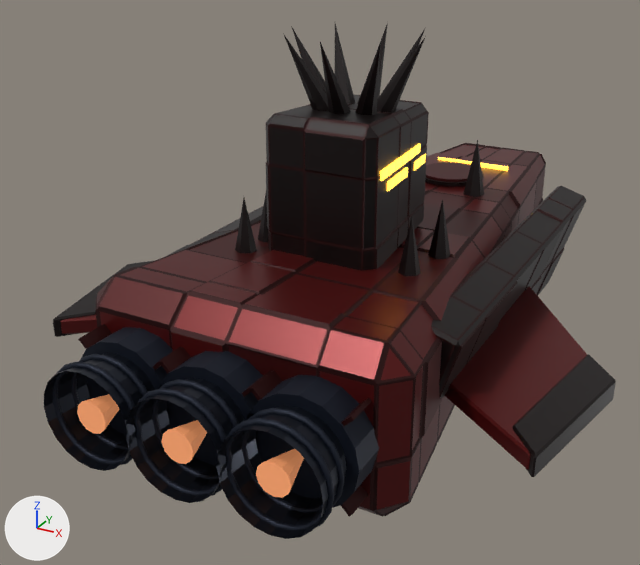
The glTF model models/enemies/captain.glb as it was, and as the next commit left it.
The view is the same before and after, from a camera (50 mm lens) standing at (7.76, -18.33, 8.11) and looking at (-1.05, -2.31, 0.1). Lighting does not change. The marker at lower left points along +X, +Y and +Z. The first picture is the older version. Where no turn or scale is listed for an object, it has been applied to the vertices. Vertices at exactly the same position are counted once.

Script lines for the objects in view, before the commit:
```python
me_captain_mesh = bpy.data.meshes.new('captain_mesh')
me_captain_mesh.from_pydata(...)  # 4026 vertices, 7652 faces; spans x -3.1..8.3, y -8.1..8.5, z -1.7..5.7
me_captain_mesh.materials.append(mat_captain_accent)  # black #140808
me_captain_mesh.materials.append(mat_captain_seam)  # dark red #2f0a0a
me_captain_mesh.materials.append(mat_captain_accent2)  # black #0e0505
me_captain_mesh.materials.append(mat_captain_hull)  # dark red #5e1414
me_captain_mesh.materials.append(mat_captain_hull2)  # dark red #490f0f
me_captain_mesh.materials.append(mat_dark_metal)  # dark blue #1c2230
me_captain_mesh.materials.append(mat_engine_bell)  # dark blue #2a2f3a
me_captain_mesh.materials.append(mat_captain_greeble)  # dark red #330b0b
me_captain_mesh.materials.append(mat_engine_glow)  # orange #c8602a, glowing brown #733514
me_captain_mesh.materials.append(mat_engine_core)  # orange #e09060, glowing brown #9d6341
me_captain_mesh.materials.append(mat_captain_lamp)  # orange #ffc040, glowing orange #ffc040
ob_captain_mesh = bpy.data.objects.new('captain_mesh', me_captain_mesh)
ob_captain_mesh.location = (-2.64, -1.0, 0.0)
```
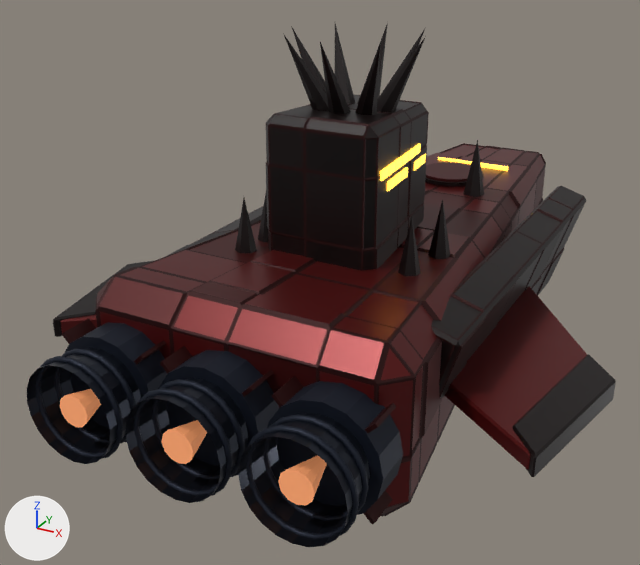
Location of each change, [x1, y1, x2, y2] in pixels of the pictures (640 x 565 px; the box of a moved part takes in the faces that stretch with it):
'captain_mesh', reshaped: before [44, 22, 616, 539]; after [27, 22, 616, 547]
part 1 of me_captain_mesh, moved or reshaped: before [82, 327, 173, 435]; after [65, 322, 167, 442]
part 2 of me_captain_mesh, moved or reshaped: before [72, 354, 148, 449]; after [55, 349, 136, 444]
part 3 of me_captain_mesh, moved or reshaped: before [53, 362, 142, 465]; after [36, 356, 123, 459]
part 4 of me_captain_mesh, moved or reshaped: before [247, 375, 379, 508]; after [268, 381, 403, 515]
part 5 of me_captain_mesh, moved or reshaped: before [242, 408, 345, 513]; after [263, 415, 368, 521]
part 6 of me_captain_mesh, moved or reshaped: before [225, 418, 335, 530]; after [246, 425, 359, 539]
part 7 of me_captain_mesh, moved or reshaped: before [44, 353, 155, 471]; after [27, 348, 141, 464]
part 8 of me_captain_mesh, moved or reshaped: before [217, 406, 347, 539]; after [238, 412, 370, 547]
part 9 of me_captain_mesh, moved or reshaped: before [153, 346, 182, 370]; after [134, 340, 166, 365]
part 10 of me_captain_mesh, moved or reshaped: before [78, 324, 112, 349]; after [61, 318, 96, 344]
part 11 of me_captain_mesh, moved or reshaped: before [341, 398, 372, 426]; after [365, 403, 396, 433]
part 12 of me_captain_mesh, moved or reshaped: before [251, 370, 282, 401]; after [272, 376, 303, 407]
part 13 of me_captain_mesh, moved or reshaped: before [341, 485, 368, 516]; after [363, 491, 392, 524]
part 14 of me_captain_mesh, moved or reshaped: before [77, 394, 119, 434]; after [60, 389, 101, 427]
part 15 of me_captain_mesh, moved or reshaped: before [256, 449, 304, 498]; after [278, 455, 327, 506]
part 16 of me_captain_mesh, moved or reshaped: before [171, 94, 392, 357]; after [171, 94, 392, 356]
part 17 of me_captain_mesh, moved or reshaped (mostly hidden before): before [465, 143, 485, 146]; after [171, 282, 258, 343]

The change in detail:
me_captain_mesh has 4026 vertices, 7652 faces and spans x -3.1..8.3, y -8.1..8.5, z -1.7..5.7.
me_captain_mesh is used by ob_captain_mesh; location (-2.64, -1.0, 0.0).
me_captain_mesh part 1: the loose piece of 32 vertices spanning x -0.2..1.9, y -7.2..-6.4, z -1.0..1.0 is moved by (-0.4, 0.0, 0.0).
me_captain_mesh part 2: the loose piece of 120 vertices spanning x -0.1..1.8, y -7.5..-7.4, z -0.9..0.9 is moved by (-0.4, 0.0, 0.0).
me_captain_mesh part 3: the loose piece of 120 vertices spanning x -0.1..1.8, y -7.9..-7.8, z -1.0..1.0 is moved by (-0.4, 0.0, 0.0).
me_captain_mesh part 4: the loose piece of 32 vertices spanning x 3.4..5.5, y -7.2..-6.4, z -1.0..1.0 is moved by (0.4, 0.0, 0.0).
me_captain_mesh part 5: the loose piece of 120 vertices spanning x 3.5..5.4, y -7.5..-7.4, z -0.9..0.9 is moved by (0.4, 0.0, 0.0).
me_captain_mesh part 6: the loose piece of 120 vertices spanning x 3.5..5.4, y -7.9..-7.8, z -1.0..1.0 is moved by (0.4, 0.0, 0.0).
me_captain_mesh part 7: the loose piece of 40 vertices spanning x -0.1..1.8, y -8.1..-6.4, z -0.9..0.9 is moved by (-0.4, 0.0, 0.0).
me_captain_mesh part 8: the loose piece of 40 vertices spanning x 3.5..5.4, y -8.1..-6.4, z -0.9..0.9 is moved by (0.4, 0.0, 0.0).
me_captain_mesh part 9: the loose piece of 8 vertices spanning x 1.5..1.8, y -7.1..-6.5, z 0.6..0.9 is moved by (-0.4, 0.0, 0.0).
me_captain_mesh part 10: the loose piece of 8 vertices spanning x -0.1..0.2, y -7.1..-6.5, z 0.6..0.9 is moved by (-0.4, 0.0, 0.0).
me_captain_mesh part 11: the loose piece of 8 vertices spanning x 5.1..5.4, y -7.1..-6.5, z 0.6..0.9 is moved by (0.4, 0.0, 0.0).
me_captain_mesh part 12: the loose piece of 8 vertices spanning x 3.5..3.8, y -7.1..-6.5, z 0.6..0.9 is moved by (0.4, 0.0, 0.0).
me_captain_mesh part 13: the loose piece of 8 vertices spanning x 5.1..5.4, y -7.1..-6.5, z -0.9..-0.6 is moved by (0.4, 0.0, 0.0).
me_captain_mesh part 14: the loose piece of 24 vertices spanning x 0.5..1.2, y -8.0..-7.1, z -0.3..0.3 is moved by (-0.4, 0.0, 0.0).
me_captain_mesh part 15: the loose piece of 24 vertices spanning x 4.1..4.8, y -8.0..-7.1, z -0.3..0.3 is moved by (0.4, 0.0, 0.0).
me_captain_mesh part 16: 48 of 4026 vertices moved; they spanned x -0.7..3.6, y -6.5..-0.2, z -1.7..4.3 and now span x -0.7..3.6, y -6.5..8.5, z -1.7..4.3; mean shift (0.0, 2.4, -0.2); largest move (-0.1, -6.5, -1.2) -> (1.6, 8.5, 0.8).
me_captain_mesh part 17: 8 of 4026 vertices moved; they spanned x 1.5..2.1, y 8.1..8.5, z -0.2..1.1 and now span x 1.5..2.6, y -6.5..-5.5, z 1.2..1.7; mean shift (0.2, -14.4, 0.9); largest move (2.1, 8.5, -0.2) -> (2.6, -6.5, 1.2).
